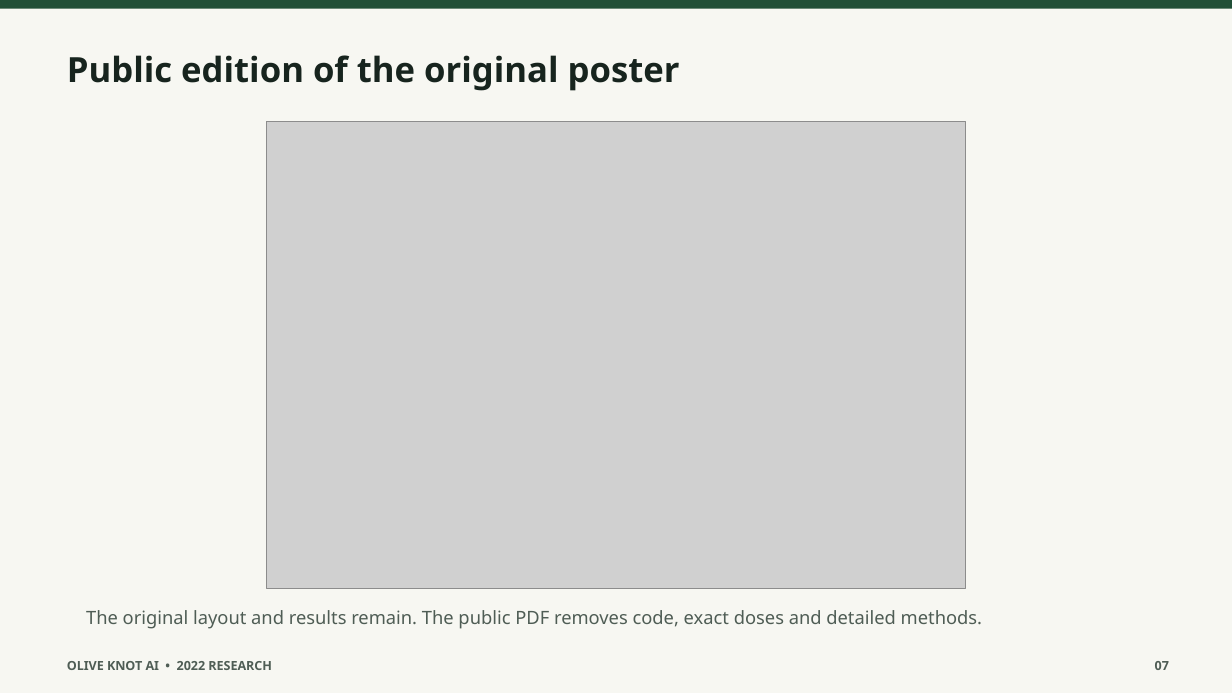
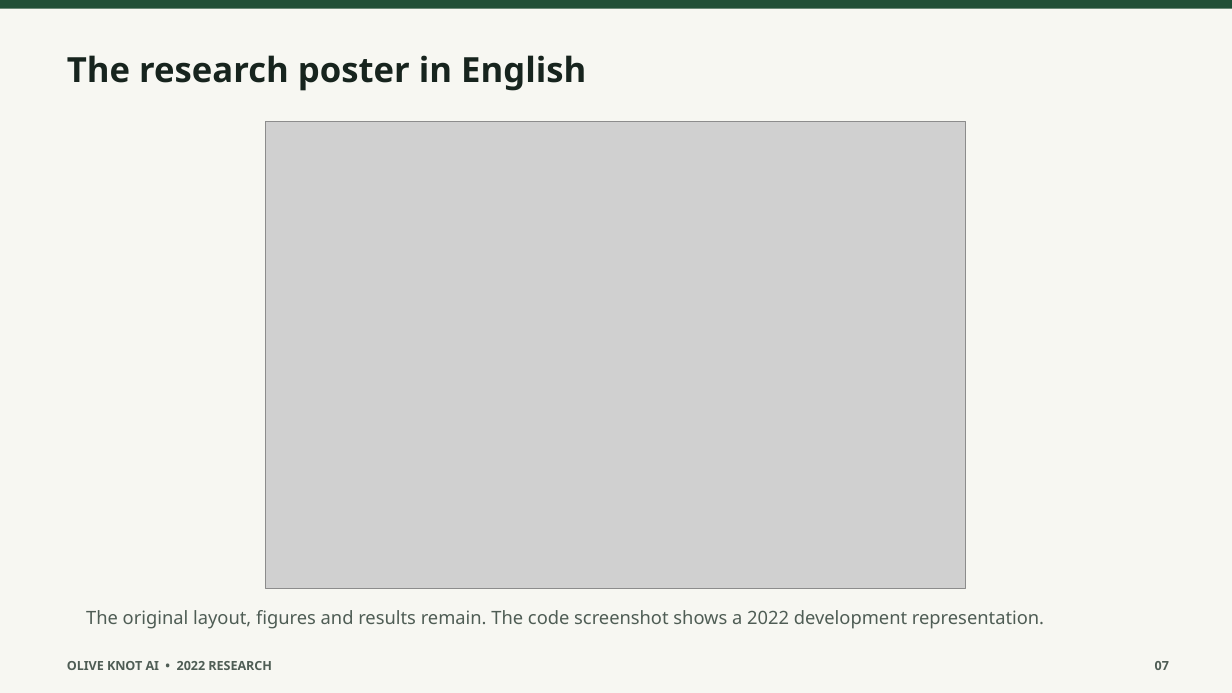
Before and after one commit to erudaperu/erudaperu, a slide deck: slide 7 of research/olive-knot-ai/media/public-presentation.pptx. Drawn at 1232x693 pixels with LibreOffice and Linux fonts; fonts in the diff are those of the drawing; grey boxes stand for pictures. Boxes give left, top, right and bottom in pixels: in the first picture for what was removed or moved away, otherwise in the second. Text is boxed around its words. In the diff, an @@ line names an element or a change of style, - is before the commit and + after.

Commit message:
Balance profile award visuals and publish English Olive Knot poster

```diff
--- a/research/olive-knot-ai/media/public-presentation.pptx
+++ b/research/olive-knot-ai/media/public-presentation.pptx
@@ text at (x1=67, y1=55, x2=586, y2=91): text changed @@
-Public edition of the original poster
+The research poster in English
@@ text at (x1=86, y1=610, x2=1044, y2=629): text changed @@
-The original layout and results remain. The public PDF removes code, exact doses and detailed methods.
+The original layout, figures and results remain. The code screenshot shows a 2022 development representation.
```
Also in this commit, not shown: 2 other slides changed, 9 other files.
